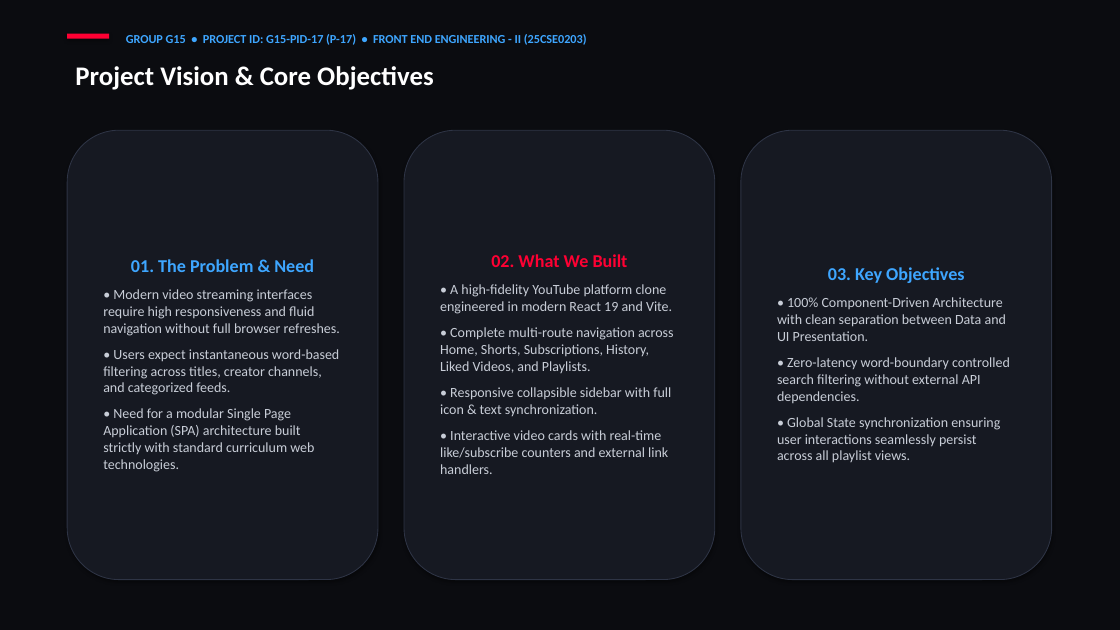
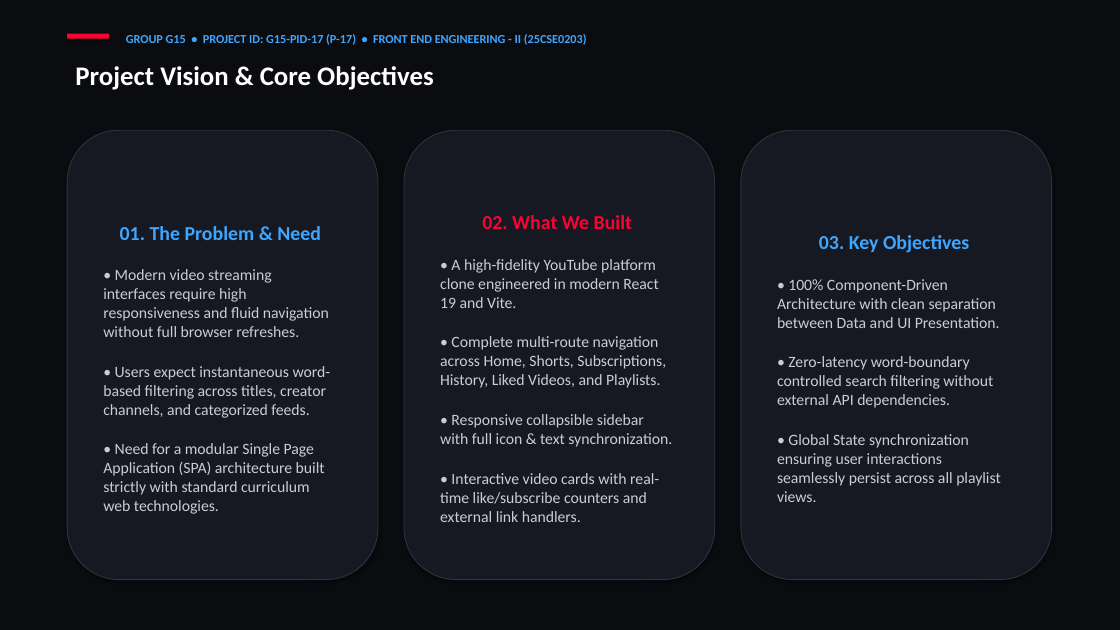
Before and after one commit to kishan-777/Front-End-Engineering_Evaluation-based-project, a slide deck: slide 2 of G15-PID-17.pptx. Drawn at 1120x630 pixels with LibreOffice and Linux fonts; fonts in the diff are those of the drawing. Boxes give left, top, right and bottom in pixels: in the first picture for what was removed or moved away, otherwise in the second. Text is boxed around its words. In the diff, an @@ line names an element or a change of style, - is before the commit and + after.

Commit message:
style: expand font size and add generous line spacing on 3-column slides

```diff
--- a/G15-PID-17.pptx
+++ b/G15-PID-17.pptx
@@ rounded rectangle "01. The Problem & Need" at <box>67,130,378,580</box>: size 15.5 to 17 pt in "01. The Problem & Need"; size 12 to 13.5 pt; more space between paragraphs @@
@@ rounded rectangle "02. What We Built" at <box>404,130,715,580</box>: size 15.5 to 17 pt in "02. What We Built"; size 12 to 13.5 pt; more space between paragraphs @@
@@ rounded rectangle "03. Key Objectives" at <box>741,130,1052,580</box>: size 15.5 to 17 pt in "03. Key Objectives"; size 12 to 13.5 pt; more space between paragraphs @@
```
Also in this commit, not shown: 4 other slides changed, 1 other file.
